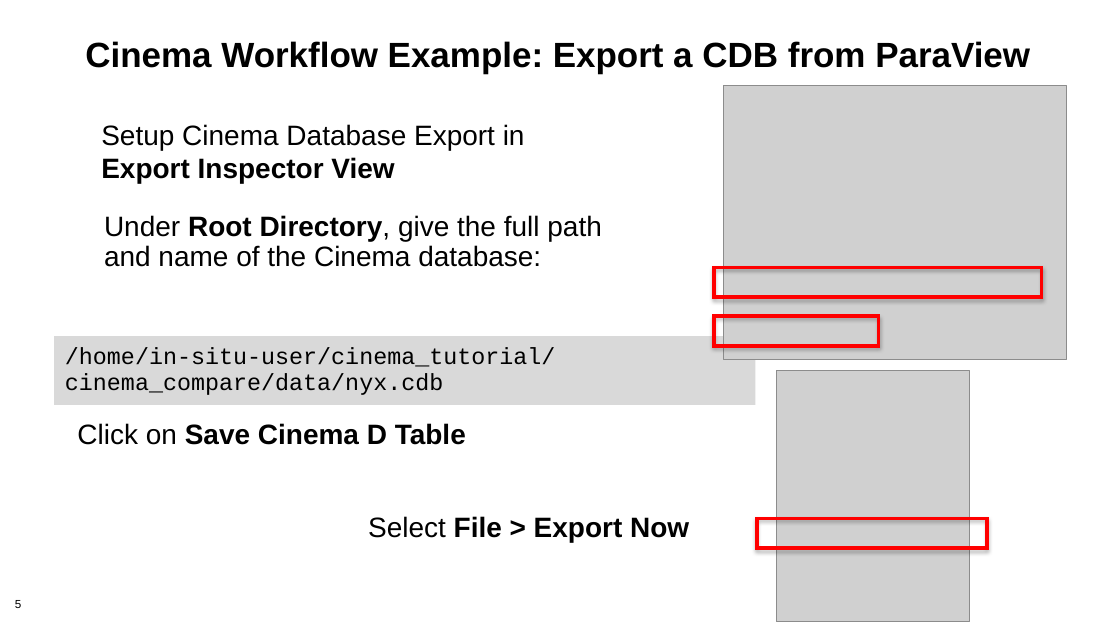
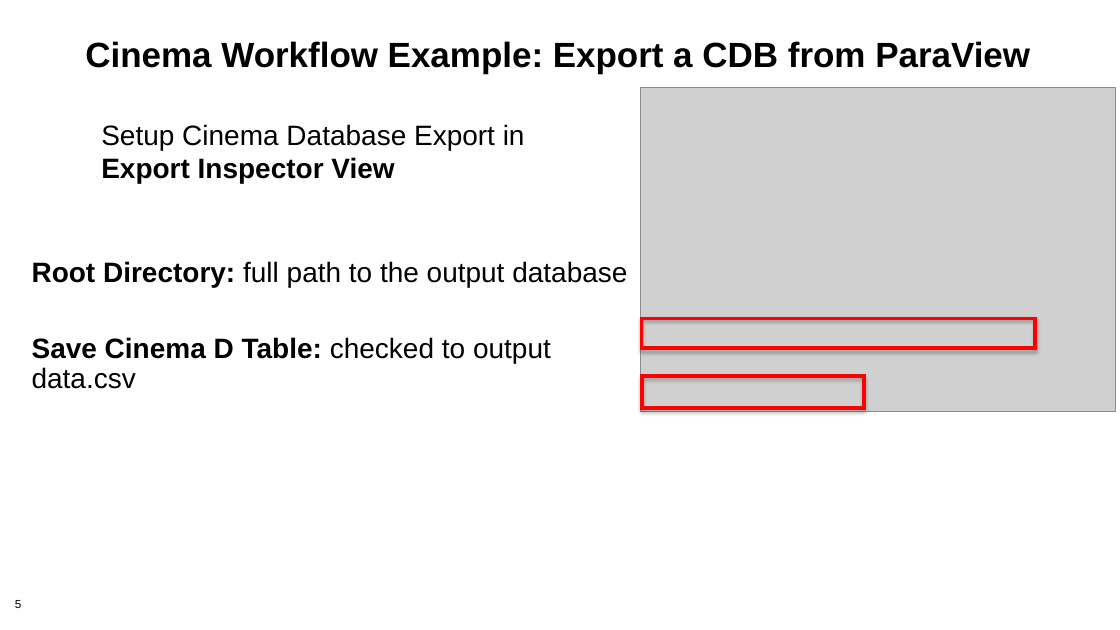
Before and after one commit to cinemascience/cinema_tutorial_slides, a slide deck: slide 5 of 2019-11_SC19/workflow_powerpoint/Cinema_Workflow_PV_Export.pptx. Drawn at 1120x630 pixels with LibreOffice and Linux fonts; fonts in the diff are those of the drawing; grey boxes stand for pictures; background and template pictures are left out. Boxes give left, top, right and bottom in pixels: in the first picture for what was removed or moved away, otherwise in the second. Text is boxed around its words. In the diff, an @@ line names an element or a change of style, - is before the commit and + after.

```diff
--- a/2019-11_SC19/workflow_powerpoint/Cinema_Workflow_PV_Export.pptx
+++ b/2019-11_SC19/workflow_powerpoint/Cinema_Workflow_PV_Export.pptx
@@ picture: place and size @@
-picture at box(723, 86, 1066, 360)
+picture at box(640, 87, 1116, 412)
@@ text at box(32, 261, 627, 287): text changed @@
-Under Root Directory, give the full path and name of the Cinema database:
+Root Directory: full path to the output database
@@ text "Save Cinema D Table: checked ..." at box(32, 337, 551, 389): vertical alignment middle to top @@
@@ frame: place and size @@
-frame at box(713, 266, 1044, 298)
+frame at box(640, 318, 1036, 350)
@@ text at box(32, 337, 551, 389): text changed; bold off @@
-Click on Save Cinema D Table
+Save Cinema D Table: checked to output data.csv
@@ rectangle removed at box(54, 336, 755, 405) @@
-/home/in-situ-user/cinema_tutorial/cinema_compare/data/nyx.cdb
@@ frame: place and size @@
-frame at box(713, 315, 881, 347)
+frame at box(640, 375, 865, 409)
@@ picture removed at box(776, 371, 970, 622) @@
@@ text removed at box(368, 516, 689, 542) @@
-Select File > Export Now
@@ frame removed at box(755, 518, 988, 549) @@
```
Also in this commit, not shown: 4 other slides changed, 1 slide added.
